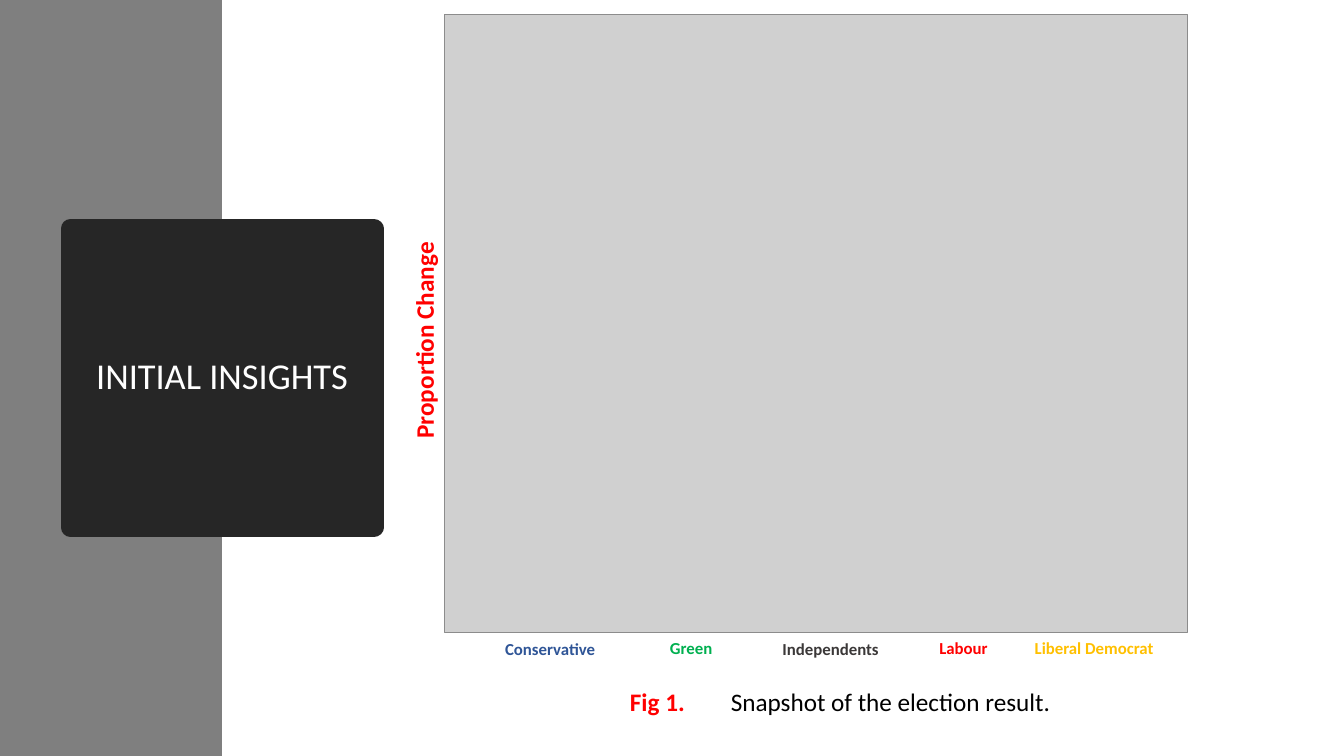
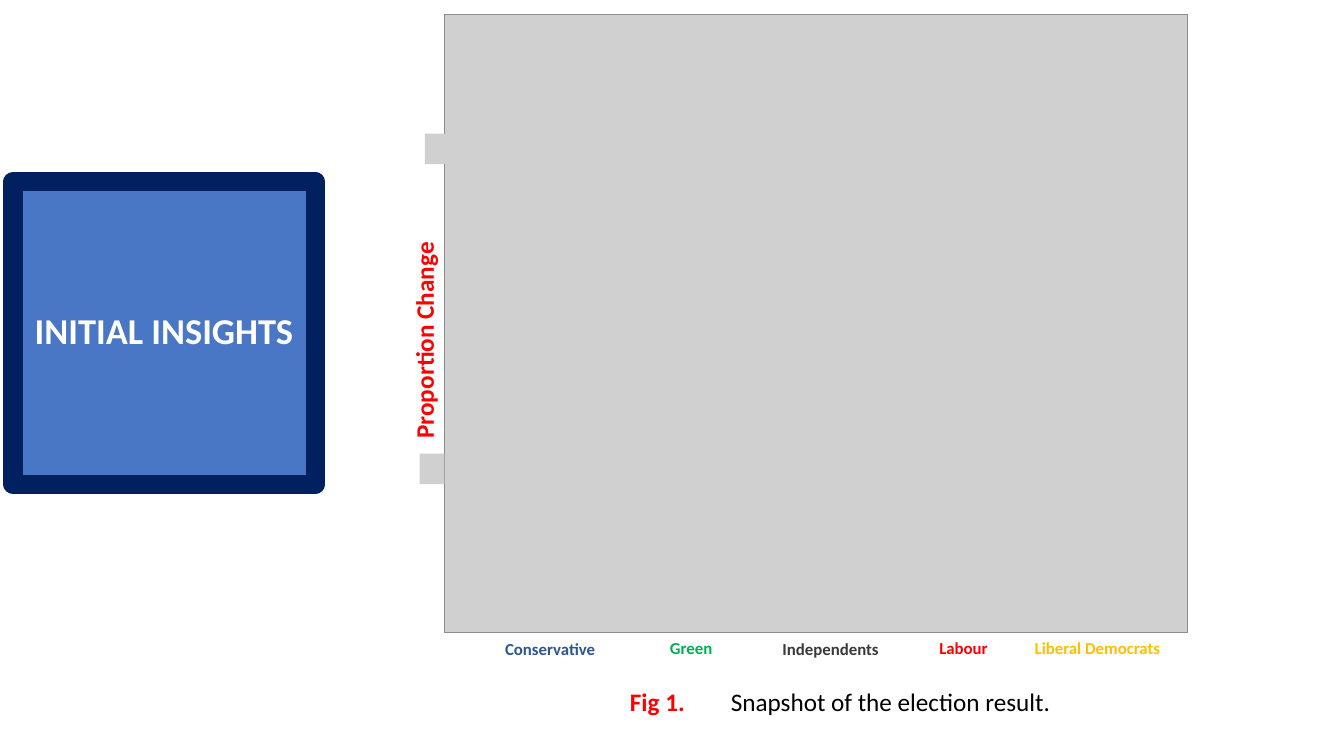
Before and after one commit to oyelekeolaoye/local_england_elections, a slide deck: slide 9 of VIVA SKETCH.pptx (slide 8 before the commit). Drawn at 1344x756 pixels with LibreOffice and Linux fonts; fonts in the diff are those of the drawing; grey boxes stand for pictures. Boxes give left, top, right and bottom in pixels: in the first picture for what was removed or moved away, otherwise in the second. Text is boxed around its words. In the diff, an @@ line names an element or a change of style, - is before the commit and + after.

```diff
--- a/VIVA SKETCH.pptx
+++ b/VIVA SKETCH.pptx
@@ rectangle removed at [0,0,222,756] @@
@@ picture added at [424,134,450,164] @@
@@ title "INITIAL INSIGHTS": place and size @@
-title "INITIAL INSIGHTS" at [71,229,374,527]
+title "INITIAL INSIGHTS" at [13,181,316,484]
@@ title "INITIAL INSIGHTS" at [13,181,316,484]: bold on; fill #262626 to #4472C4 at 97% opacity; outline #262626 13.75 pt to #002060 13.75 pt @@
@@ picture added at [419,454,445,484] @@
@@ text at [1035,642,1160,654]: text changed @@
-Liberal Democrat
+Liberal Democrats
```
Also in this commit, not shown: 5 other slides changed, 2 slides added, 1 other file.
